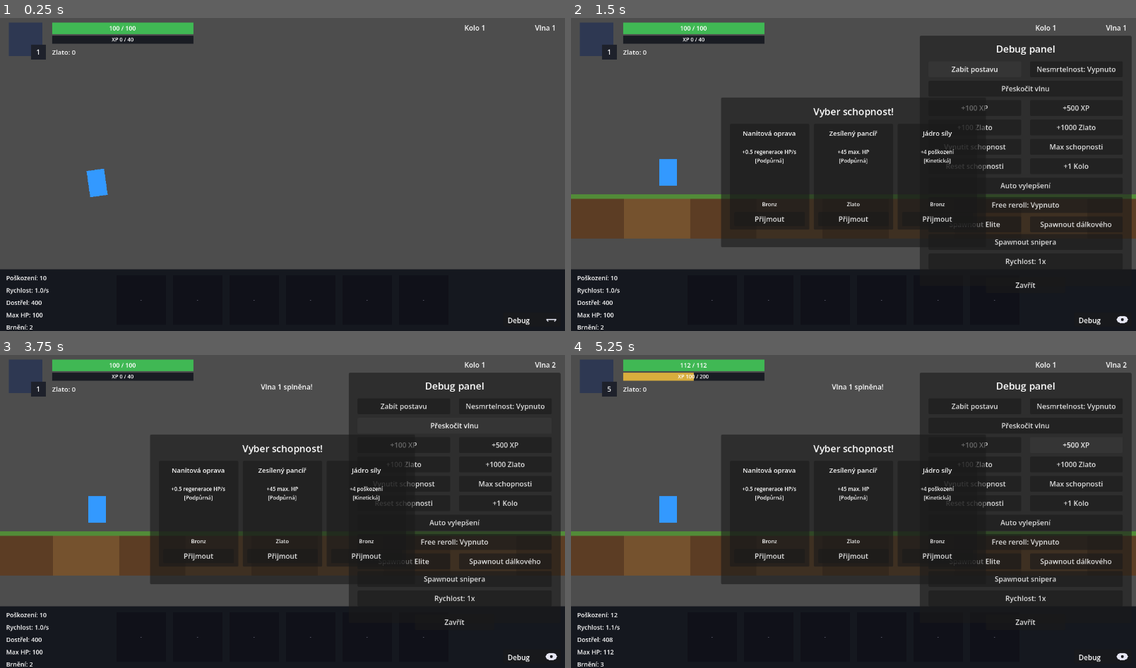
Above: before the commit, frames 1-4 (two rows, left to right).
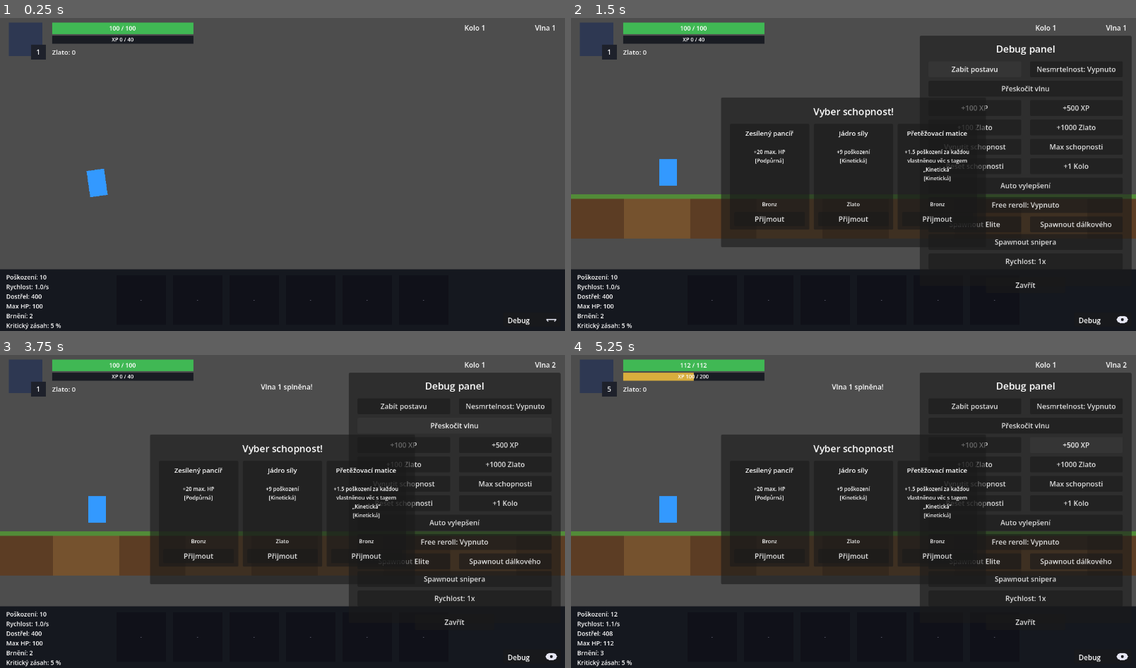
Above: after the commit, the same moments.

Repository: Wazzbi/auto-battler
Game: Godot game, scene res://scenes/main.tscn
Two runs of this game, one before a commit and one after it. Both use one fixed random seed, a clock stepped at 60 frames per second and the inputs below.
Inputs:
- Up to frame 1 (0.25 s): no input
- Up to frame 2 (1.5 s): click "Debug" at 0.5 s; click "Zabít postavu" at 1.25 s
- Up to frame 3 (3.75 s): click "Nesmrtelnost: Vypnuto" at 2 s; click "Nesmrtelnost: Zapnuto" at 2.75 s; click "Přeskočit vlnu" at 3.5 s
- Up to frame 4 (5.25 s): click "+100 XP" at 4.25 s; click "+500 XP" at 5 s

The runs differ from the first frame. In frame 1, 0.5% of the frame differs, in the area x 1-11%, y 81-100%; in frame 2, 1.3%, in the area x 1-71%, y 36-100%; in frame 3, 1.3%; in frame 4, 1.3%.

Commit message:
Add critical hit chance stat, plus schopnost/item sources for it
New player stat: base_crit_chance (default 5%), get_crit_chance() =
base + GameManager.get_stat_bonus("crit_chance"), same pattern as
every other stat. _shoot() rolls independently per individual shot
(same granularity as _consume_ability_triggers() - each multishot
projectile gets its own roll) and multiplies that shot's damage by
CRIT_DAMAGE_MULTIPLIER (fixed 2.0x per spec) on a hit, applied after
active-schopnost trigger multipliers so they stack multiplicatively.

Two new sources: ABILITIES["precision_targeting"] (passive, +6% at
Bronze) and SHOP_ITEMS["precision_scope"] (crit_chance + attack_speed,
so it doesn't read as an isolated crit-only item) - both tagged
"precision" alongside the existing rate-of-fire/accuracy entries.

crit_chance is the only stat stored as a fraction rather than an
absolute number, so it needs its own "%"-based formatting wherever a
stat turns into display text. Refactored the 4 near-duplicate inline
formatting call sites in get_ability_desc()/get_shop_item_desc() into
one shared _format_stat_line() helper that special-cases it, so
adding the stat only needed one special case instead of four.

hud.tscn's BottomBar stat column gained a 6th row (StatCrit) - the
existing 5 rows' spacing shrank from 28px to 22px steps to fit inside
BottomBar's fixed 140px height without overflowing (also incidentally
fixes a pre-existing 6px overflow StatArmor already had).

Verified with headless tests: hand-calculated get_stat_bonus for a
constructed ability+item combination, confirmed every ability/item
description still renders without error at all 4 rarities, and a
scene-level test that force-set base_crit_chance to 0.0 then 1.0 and
asserted real _shoot() calls against a real enemy.tscn target
never/always produced exactly get_damage() * CRIT_DAMAGE_MULTIPLIER.

Co-Authored-By: Claude Sonnet 5 <noreply@anthropic.com>

Diff:
--- a/scenes/player/player.gd
+++ b/scenes/player/player.gd
@@ -32,6 +32,16 @@
 ## jich bude v budoucnu víc, protože každý jednotlivý zásah je relativně
 ## slabší, ne jen méně častý.
 @export var base_armor: float = 2.0
+## Šance (0.0-1.0) na kritický zásah při KAŽDÉM jednotlivém výstřelu (u
+## multishotu se tedy losuje zvlášť pro každý projektil, stejná granularita
+## jako _consume_ability_triggers()) - viz _shoot(). Nemá vlastní
+## LEVEL_STAT_GROWTH řádek (stejně jako multishot) - je to čistě
+## volbou-řízený stat ze schopností/obchodu, ne automatická podlaha.
+@export var base_crit_chance: float = 0.05
+## Násobič poškození při kritickém zásahu - pevná hodnota podle zadání
+## ("dvojnásobné zranění"), ne další stat k růstu; crit_chance samo o sobě
+## roste přes schopnosti/itemy (viz get_crit_chance()).
+const CRIT_DAMAGE_MULTIPLIER: float = 2.0
 @export var move_speed: float = 60.0 # px/s postupu, když nikdo není v dosahu
 @export var projectile_scene: PackedScene
 @export var impact_effect_scene: PackedScene
@@ -186,6 +196,10 @@
 	return base_armor + GameManager.get_stat_bonus("armor")
 
 
+func get_crit_chance() -> float:
+	return base_crit_chance + GameManager.get_stat_bonus("crit_chance")
+
+
 func _on_level_changed(_new_level: int) -> void:
 	_apply_progression_changes()
 
@@ -259,6 +273,13 @@
 	if projectile_scene == null:
 		return
 	var damage: float = get_damage() * _consume_ability_triggers()
+	# Losuje se pro KAŽDÝ jednotlivý výstřel zvlášť (u multishotu tedy pro
+	# každý projektil nezávisle) - stejná granularita jako
+	# _consume_ability_triggers(). Násobí se AŽ NA konec, po schopnostech
+	# jako "Dvojitý zásah" - crit a aktivní trigger multiplikátory se tak
+	# stejně jako víc aktivních schopností navzájem násobí, ne sčítají.
+	if randf() < get_crit_chance():
+		damage *= CRIT_DAMAGE_MULTIPLIER
 	var projectile: Node2D = projectile_scene.instantiate()
 	get_tree().current_scene.add_child(projectile)
 	projectile.global_position = global_position
--- a/scenes/ui/hud.gd
+++ b/scenes/ui/hud.gd
@@ -31,6 +31,7 @@
 @onready var stat_range: Label = $Control/BottomBar/StatRange
 @onready var stat_hp: Label = $Control/BottomBar/StatHP
 @onready var stat_armor: Label = $Control/BottomBar/StatArmor
+@onready var stat_crit: Label = $Control/BottomBar/StatCrit
 @onready var level_label: Label = $Control/LevelBadge/LevelLabel
 @onready var hp_bar: ProgressBar = $Control/HPBar
 @onready var hp_label: Label = $Control/HPBar/HPLabel
@@ -427,6 +428,7 @@
 	stat_range.text = "Dostřel: %.0f" % player_ref.get_attack_range()
 	stat_hp.text = "Max HP: %.0f" % player_ref.max_hp
 	stat_armor.text = "Brnění: %.0f" % player_ref.get_armor()
+	stat_crit.text = "Kritický zásah: %.0f %%" % (player_ref.get_crit_chance() * 100.0)
 
 
 ## Napojí každou kartu na její SLOT INDEX (0-3) v GameManager.shop_offer -
--- a/scenes/ui/hud.tscn
+++ b/scenes/ui/hud.tscn
@@ -171,47 +171,56 @@
 [node name="StatDamage" type="Label" parent="Control/BottomBar" unique_id=1729872004]
 layout_mode = 0
 offset_left = 14.0
-offset_top = 10.0
+offset_top = 8.0
 offset_right = 200.0
-offset_bottom = 34.0
+offset_bottom = 28.0
 theme_override_font_sizes/font_size = 14
 text = "Poškození: 10"
 
 [node name="StatSpeed" type="Label" parent="Control/BottomBar" unique_id=853616865]
 layout_mode = 0
 offset_left = 14.0
-offset_top = 38.0
+offset_top = 30.0
 offset_right = 200.0
-offset_bottom = 62.0
+offset_bottom = 50.0
 theme_override_font_sizes/font_size = 14
 text = "Rychlost: 1.0/s"
 
 [node name="StatRange" type="Label" parent="Control/BottomBar" unique_id=1513748572]
 layout_mode = 0
 offset_left = 14.0
-offset_top = 66.0
+offset_top = 52.0
 offset_right = 200.0
-offset_bottom = 90.0
+offset_bottom = 72.0
 theme_override_font_sizes/font_size = 14
 text = "Dostřel: 400"
 
 [node name="StatHP" type="Label" parent="Control/BottomBar" unique_id=1334704326]
 layout_mode = 0
 offset_left = 14.0
-offset_top = 94.0
+offset_top = 74.0
 offset_right = 200.0
-offset_bottom = 118.0
+offset_bottom = 94.0
 theme_override_font_sizes/font_size = 14
 text = "Max HP: 100"
 
 [node name="StatArmor" type="Label" parent="Control/BottomBar" unique_id=1334704327]
 layout_mode = 0
 offset_left = 14.0
-offset_top = 122.0
+offset_top = 96.0
 offset_right = 200.0
-offset_bottom = 146.0
+offset_bottom = 116.0
 theme_override_font_sizes/font_size = 14
 text = "Brnění: 2"
+
+[node name="StatCrit" type="Label" parent="Control/BottomBar"]
+layout_mode = 0
+offset_left = 14.0
+offset_top = 118.0
+offset_right = 200.0
+offset_bottom = 138.0
+theme_override_font_sizes/font_size = 14
+text = "Kritický zásah: 5 %"
 
 [node name="ItemSlot1" type="ColorRect" parent="Control/BottomBar" unique_id=1141383570]
 layout_mode = 0
--- a/scripts/autoload/game_manager.gd
+++ b/scripts/autoload/game_manager.gd
@@ -156,6 +156,17 @@
 		"cost": 220,
 		"tags": ["precision"],
 	},
+	## Přidáno 2026-09-25 s novým statem crit_chance (viz player.gd's
+	## get_crit_chance()) - kombinuje ho s attack_speed, aby item zapadl mezi
+	## ostatní "precision" itemy (rychlejší, přesnější palba), ne jen jako
+	## izolovaný crit-stat stick.
+	"precision_scope": {
+		"name": "Přesná optika",
+		"short_name": "Optika",
+		"stats": {"crit_chance": 0.05, "attack_speed": 0.15},
+		"cost": 210,
+		"tags": ["precision"],
+	},
 }
 ## Zobrazované jednotky pro get_shop_item_desc()/get_ability_desc() - klíče
 ## musí sedět se "stat" v pasivních ABILITIES a klíči "stats" dictionary v
@@ -168,7 +179,11 @@
 	"max_hp": "max. HP",
 	"hp_regen": "regenerace HP/s",
 	"armor": "brnění",
+	"crit_chance": "šance na kritický zásah",
 }
+## "crit_chance" je JEDINÝ stat uložený jako podíl (0.08 = 8 %), všechny
+## ostatní jsou absolutní čísla - proto dostává v _format_stat_line() vlastní
+## % formátování místo obecného STAT_DISPLAY_NAMES/_format_stat_number páru.
 ## --- Tag synergie ---------------------------------------------------------
 ## Přidáno 2026-09-25 na žádost uživatele - umožňuje si vybírat schopnosti
 ## podle itemů, které chce hráč později najít v obchodě, a naopak (viz
@@ -189,6 +204,7 @@
 const SHOP_ITEM_ORDER: Array[String] = [
 	"overcharged_core", "field_plating", "targeting_module", "nanite_regenerator",
 	"overloaded_coils", "gravity_stabilizer", "destruction_core", "resonance_array",
+	"precision_scope",
 ]
 ## Kolik itemů může být najednou AKTIVNÍCH (přispívají do get_stat_bonus()).
 const SHOP_ACTIVE_SLOTS: int = 6
@@ -308,6 +324,13 @@
 		"name": "Přetěžovací matice", "short_name": "Matice", "type": "passive",
 		"synergy": {"stat": "damage", "tag": "kinetic", "value": 1.5}, "tags": ["kinetic"],
 	},
+	## Přidáno 2026-09-25 s novým statem crit_chance (viz player.gd's
+	## get_crit_chance()/_shoot()) - tag "precision" stejně jako ostatní
+	## schopnosti kolem přesnosti/frekvence útoku (rapid_coils, long_barrel).
+	"precision_targeting": {
+		"name": "Přesné zaměřování", "short_name": "Zaměření", "type": "passive",
+		"stat": "crit_chance", "value": 0.06, "tags": ["precision"],
+	},
 	"double_tap": {
 		"name": "Dvojitý zásah", "short_name": "D. zásah", "type": "active",
 		"trigger": "shot_count",
@@ -334,7 +357,8 @@
 ## Pořadí schopností v HUD - stejný účel jako SHOP_ITEM_ORDER.
 const ABILITY_ORDER: Array[String] = [
 	"power_core", "rapid_coils", "long_barrel", "split_rounds", "reinforced_plating",
-	"nanite_repair", "kinetic_dampers", "overclock_matrix", "double_tap", "orbital_bombardment",
+	"nanite_repair", "kinetic_dampers", "overclock_matrix", "precision_targeting",
+	"double_tap", "orbital_bombardment",
 ]
 ## Kolik schopností se nabídne v jedné nabídce - vráceno na 3 (stejně jako
 ## dřívější DRAFT_CHOICE_COUNT) teď, když je pool dost velký na skutečnou
@@ -772,14 +796,12 @@
 		if definition.has("synergy"):
 			var synergy: Dictionary = definition["synergy"]
 			var per_count: float = float(synergy["value"]) * PASSIVE_EFFECT_MULTIPLIERS[rarity]
-			var synergy_stat_name: String = STAT_DISPLAY_NAMES.get(synergy["stat"], synergy["stat"])
 			var synergy_tag_name: String = TAG_DISPLAY_NAMES.get(synergy["tag"], synergy["tag"])
-			return "+%s %s za každou vlastněnou věc s tagem „%s“%s" % [
-				_format_stat_number(per_count), synergy_stat_name, synergy_tag_name, tag_suffix
+			return "%s za každou vlastněnou věc s tagem „%s“%s" % [
+				_format_stat_line(synergy["stat"], per_count), synergy_tag_name, tag_suffix
 			]
 		var value: float = float(definition["value"]) * PASSIVE_EFFECT_MULTIPLIERS[rarity]
-		var stat_name: String = STAT_DISPLAY_NAMES.get(definition["stat"], definition["stat"])
-		return "+%s %s%s" % [_format_stat_number(value), stat_name, tag_suffix]
+		return "%s%s" % [_format_stat_line(definition["stat"], value), tag_suffix]
 
 	var params: Dictionary = definition["effect_params"]
 	if definition["trigger"] == "shot_count" and definition["effect"] == "damage_multiplier":
@@ -855,16 +877,14 @@
 	var stats: Dictionary = definition.get("stats", {})
 	for stat_id in stats:
 		var value: float = float(stats[stat_id]) * multiplier
-		var stat_name: String = STAT_DISPLAY_NAMES.get(stat_id, stat_id)
-		lines.append("+%s %s" % [_format_stat_number(value), stat_name])
+		lines.append(_format_stat_line(stat_id, value))
 
 	if definition.has("synergy"):
 		var synergy: Dictionary = definition["synergy"]
 		var per_count: float = float(synergy["value"]) * multiplier
-		var synergy_stat_name: String = STAT_DISPLAY_NAMES.get(synergy["stat"], synergy["stat"])
 		var synergy_tag_name: String = TAG_DISPLAY_NAMES.get(synergy["tag"], synergy["tag"])
-		lines.append("+%s %s za každou vlastněnou věc s tagem „%s“" % [
-			_format_stat_number(per_count), synergy_stat_name, synergy_tag_name
+		lines.append("%s za každou vlastněnou věc s tagem „%s“" % [
+			_format_stat_line(synergy["stat"], per_count), synergy_tag_name
 		])
 
 	return "\n".join(lines) + _format_tag_suffix(definition.get("tags", []))
@@ -879,6 +899,18 @@
 	for tag in tags:
 		names.append(TAG_DISPLAY_NAMES.get(tag, tag))
 	return "\n[%s]" % ", ".join(names)
+
+
+## Sdílené formátování jedné statové řádky v popisu (get_ability_desc()/
+## get_shop_item_desc()) - "crit_chance" je JEDINÝ stat uložený jako podíl
+## (0.08 = 8 %), takže dostává vlastní % formátování místo obecného
+## STAT_DISPLAY_NAMES/_format_stat_number páru (viz komentář u
+## STAT_DISPLAY_NAMES výše).
+func _format_stat_line(stat_id: String, value: float) -> String:
+	if stat_id == "crit_chance":
+		return "+%s %% šance na kritický zásah" % _format_stat_number(value * 100.0)
+	var stat_name: String = STAT_DISPLAY_NAMES.get(stat_id, stat_id)
+	return "+%s %s" % [_format_stat_number(value), stat_name]
 
 
 func _format_stat_number(value: float) -> String:
Not shown, changed: CLAUDE.md
